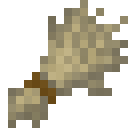
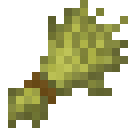
Layer changes from the first (128, 128) image to the second:
hid "straw" over [8,0,128,128]
showed "hay", painted on it over [8,0,128,128]
